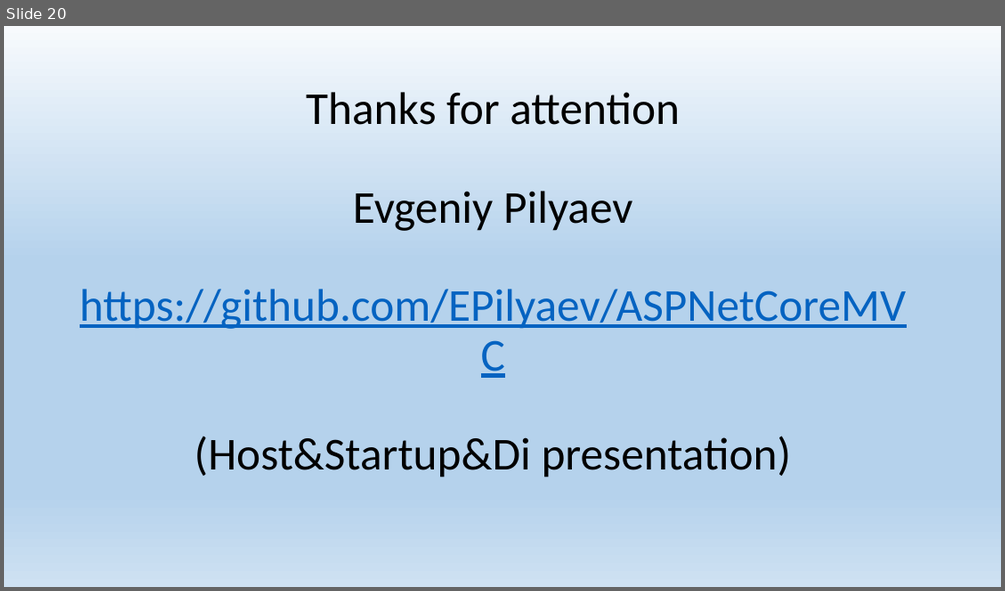
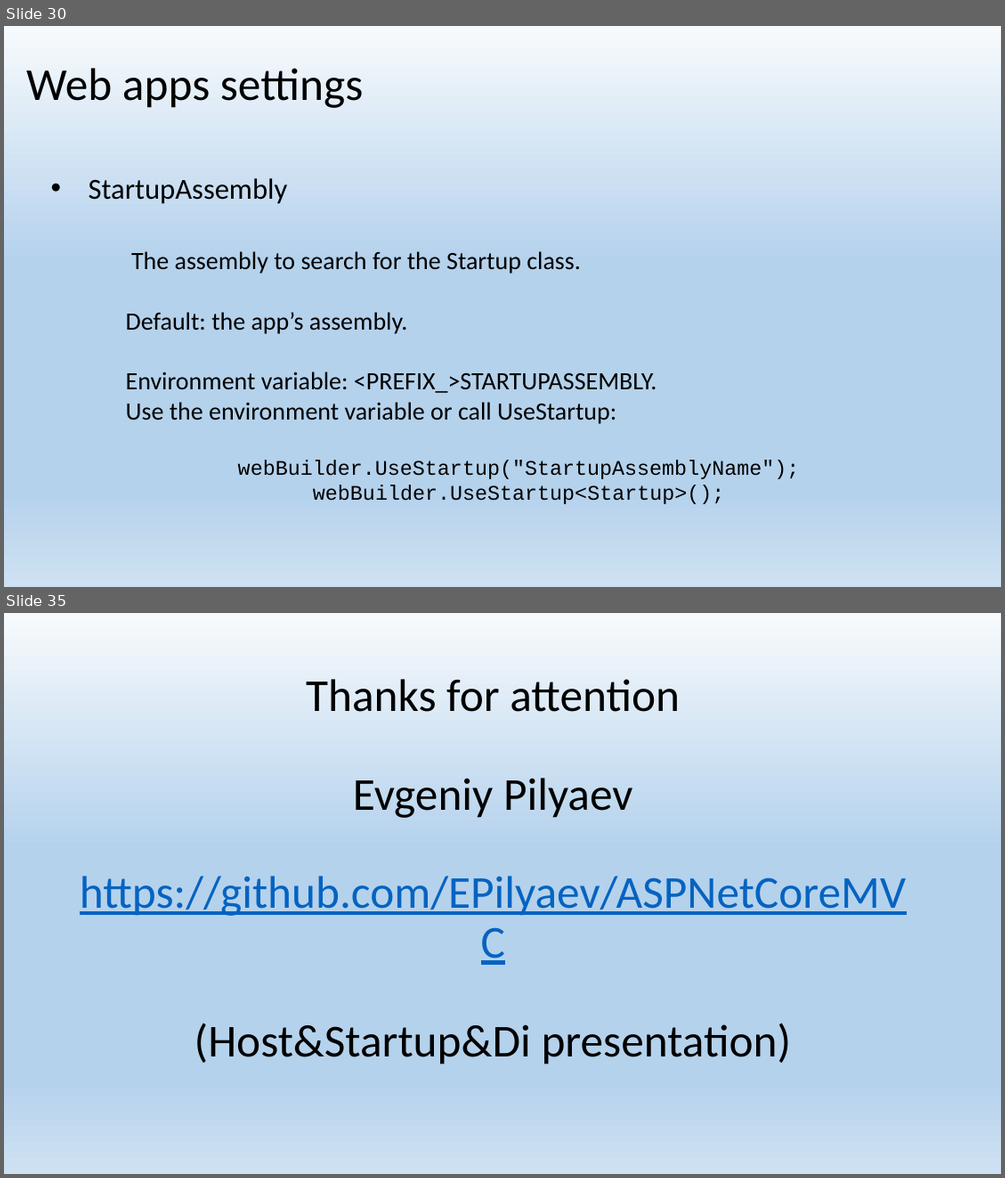
Before and after one commit to EPilyaev/ASPNetCoreMVC, a slide deck: Host&Startup&Di.pptx. Shown one above the other, each under a label of ours: slide 20 before the commit, slides 30 and 35 after it; the slides between them are not shown. The pictures are 1005x591 and 1005x1178 pixels, drawn with LibreOffice and Linux fonts; fonts in the diff are those of the drawing. Boxes give left, top, right and bottom in pixels: in the first picture for what was removed or moved away, otherwise in the second. Text is boxed around its words. In the diff, an @@ line names an element or a change of style, - is before the commit and + after.

Commit message:
Add Host configuration - Web app settings slides

```diff
--- a/Host&Startup&Di.pptx
+++ b/Host&Startup&Di.pptx
@@ slide 30 added at box(4, 26, 1001, 587), background gradient #F7FAFD to #B5D2EC to #CEE1F2 @@
@@ title added at box(26, 68, 363, 108), 44 pt, text #000000 @@
+Web apps settings
@@ text added at box(89, 178, 800, 504), 24 pt, text #000000 @@
+• StartupAssembly
+The assembly to search for the Startup class.
+Default: the app’s assembly.
+Environment variable: <PREFIX_>STARTUPASSEMBLY.
+Use the environment variable or call UseStartup:
+webBuilder.UseStartup("StartupAssemblyName");
+webBuilder.UseStartup<Startup>();
@@ what was slide 20 is now slide 35 @@
```
Also in this commit, not shown: 2 slides changed, 15 other slides added, 1 slide removed, 1 other file.
